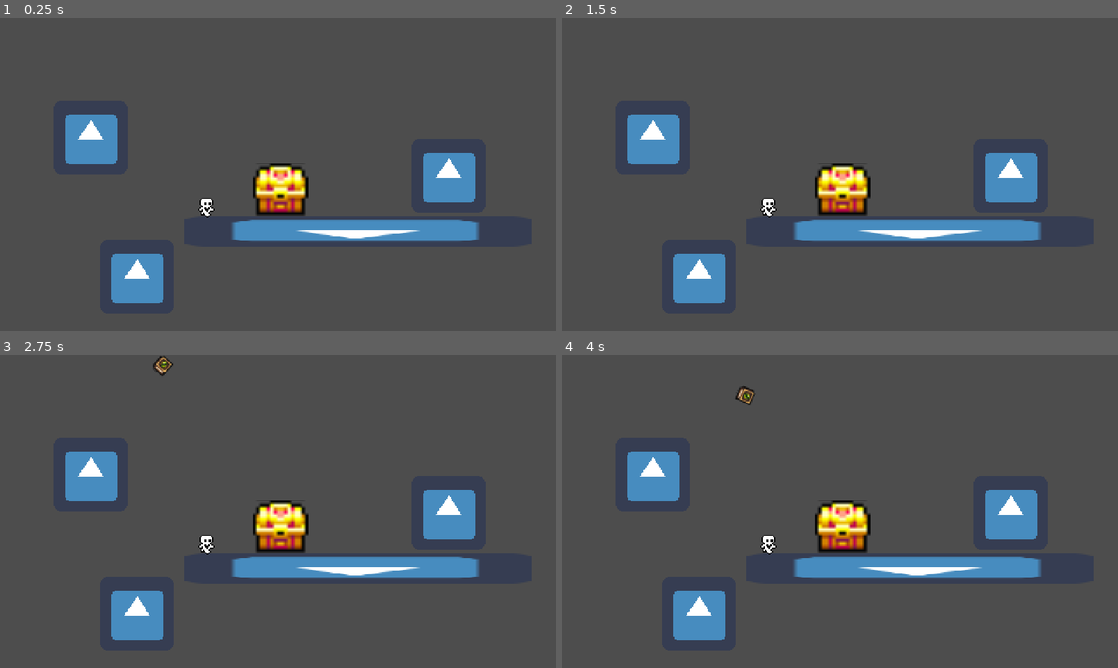
Above: before the commit, frames 1-4 (two rows, left to right).
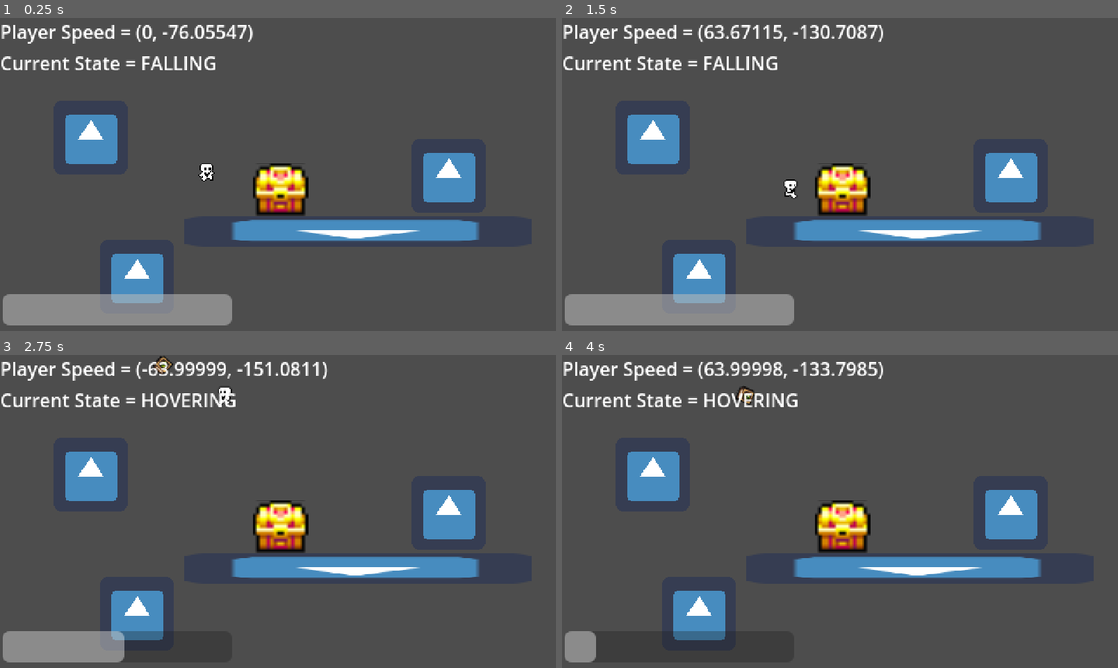
Above: after the commit, the same moments.

Repository: OldxAge/Math-Blaster-Remaster
Game: Godot game, scene res://scenes/game/game_world.tscn
Two runs of this game, one before a commit and one after it. Both use one fixed random seed, a clock stepped at 60 frames per second and the inputs below. The engine's default icon, where the game draws it, is replaced by a stand-in: a white triangle on a blue panel in a dark square.
Inputs:
- Up to frame 1 (0.25 s): no input
- Up to frame 2 (1.5 s): hold Space (jump) 0.53-1.28 s; hold Right (move_right) from 0.53 s (still down); tap Space (jump) at 1.35 s
- Up to frame 3 (2.75 s): tap Space (jump) at 1.52, 1.82 s; release Right (move_right) at 2.03 s; hold Left (move_left) from 2.03 s (still down); hold Space (jump) from 2.03 s (still down)
- Up to frame 4 (4 s): release Left (move_left) at 2.78 s; release Space (jump) at 2.78 s; hold Right (move_right) from 2.78 s (still down); tap Space (jump) at 2.85, 3.02, 3.32 s; hold Space (jump) from 3.53 s (still down)

The runs differ from the first frame. In frame 1, 6.0% of the frame differs, in the area x 0-46%, y 2-99%; in frame 2, 6.2%, in the area x 0-58%, y 2-99%; in frame 3, 4.6%; in frame 4, 3.0%.
Error before the commit: Parse Error: Member "velocity" redefined (original in native class 'CharacterBody2D') (res://scenes/game/characters/player.gd:26)

Commit message:
Added Jet Pack Meter

Diff:
--- a/project.godot
+++ b/project.godot
@@ -12,7 +12,7 @@
 
 config/name="Math Blaster Remaster"
 run/main_scene="res://scenes/game/game_world.tscn"
-config/features=PackedStringArray("4.1")
+config/features=PackedStringArray("4.3")
 config/icon="res://assets/sprites/icon.png"
 
 [autoload]
@@ -31,27 +31,27 @@
 
 move_left={
 "deadzone": 0.5,
-"events": [Object(InputEventKey,"resource_local_to_scene":fa …(174 unchanged characters)… l_keycode":0,"key_label":0,"unicode":0,"echo":false,"script":null)
+"events": [Object(InputEventKey,"resource_local_to_scene":fa …(174 unchanged characters)… l_keycode":0,"key_label":0,"unicode":0,"location":0,"echo":false,"script":null)
 ]
 }
 move_right={
 "deadzone": 0.5,
-"events": [Object(InputEventKey,"resource_local_to_scene":fa …(174 unchanged characters)… l_keycode":0,"key_label":0,"unicode":0,"echo":false,"script":null)
+"events": [Object(InputEventKey,"resource_local_to_scene":fa …(174 unchanged characters)… l_keycode":0,"key_label":0,"unicode":0,"location":0,"echo":false,"script":null)
 ]
 }
 move_up={
 "deadzone": 0.5,
-"events": [Object(InputEventKey,"resource_local_to_scene":fa …(174 unchanged characters)… l_keycode":0,"key_label":0,"unicode":0,"echo":false,"script":null)
+"events": [Object(InputEventKey,"resource_local_to_scene":fa …(174 unchanged characters)… l_keycode":0,"key_label":0,"unicode":0,"location":0,"echo":false,"script":null)
 ]
 }
 move_down={
 "deadzone": 0.5,
-"events": [Object(InputEventKey,"resource_local_to_scene":fa …(174 unchanged characters)… l_keycode":0,"key_label":0,"unicode":0,"echo":false,"script":null)
+"events": [Object(InputEventKey,"resource_local_to_scene":fa …(174 unchanged characters)… l_keycode":0,"key_label":0,"unicode":0,"location":0,"echo":false,"script":null)
 ]
 }
 jump={
 "deadzone": 0.5,
-"events": [Object(InputEventKey,"resource_local_to_scene":fa …(169 unchanged characters)… l_keycode":0,"key_label":0,"unicode":0,"echo":false,"script":null)
+"events": [Object(InputEventKey,"resource_local_to_scene":fa …(169 unchanged characters)… l_keycode":0,"key_label":0,"unicode":0,"location":0,"echo":false,"script":null)
 ]
 }
 hover={
--- a/scenes/game/characters/player.gd
+++ b/scenes/game/characters/player.gd
@@ -2,28 +2,35 @@
 extends CharacterBody2D
 
 
-#signal state_changed()
+signal updateHoverFuelUI(currentFuelLevel)
 
-const MVMT_ACCELERATION = 20
-const HOVER_ACCELERATION = 2
-const SWIM_ACCELERATION = 20
-const AIR_RESISTANCE = 2
-const WATER_RESISTANCE = 2
-const GRAVITY = 128
+const MVMT_ACCELERATION = 20.0
+const HOVER_ACCELERATION = 2.0
+const SWIM_ACCELERATION = 20.0
+const AIR_RESISTANCE = 2.0
+const WATER_RESISTANCE = 2.0
+const GRAVITY = 128.0
 # Ground State Variable Speeds
-const WALK_SPEED = 64
-const RUN_SPEED = 128
-const CRAWL_SPEED = 32
+const WALK_SPEED = 64.0
+const RUN_SPEED = 128.0
+const CRAWL_SPEED = 32.0
 # Air State Variable Speeds
-const JUMP_SPEED = -200
-const HOVER_SPEED = -160
+const JUMP_SPEED = -200.0
+const HOVER_SPEED = -160.0
+const MAX_FUEL_LEVEL = 100.0
+# This is the margin that hover fuel must be in order to begin allowing player to hover again.
+# This prevents the player from staying in hover mode continuously as the fuel recharges in air
+const HOVER_FUEL_MIN_MARGIN = 1
+const FUEL_BURN_RATE = 1.0
+const FUEL_RECHARGE_RATE_AIR = 0.05
+const FUEL_RECHARGE_RATE_GROUND = 0.5
 # Water State Variable Speeds
-const SWIM_SPEED = 48
+const SWIM_SPEED = 48.0
 # Ladder State Variable Speeds
-const CLIMB_SPEED = 64
+const CLIMB_SPEED = 64.0
 
 
-var velocity = Vector2.ZERO
+var Cvelocity = Vector2.ZERO
 # -------------------Remove after testing
 var speed
 
@@ -31,6 +38,7 @@
 @onready var _fire_point = $Firepoint
 
 var _current_state
+var _hover_fuel : float = MAX_FUEL_LEVEL
 var _can_crawl
 var _can_jump
 var _can_hover
@@ -51,3 +59,19 @@
 # -------------------Remove after testing
 func getCurrentState():
 	return _current_state
+
+func getFuelLevel():
+	return _hover_fuel
+
+func useHoverFuel():
+	if (_hover_fuel > 0.0):
+		_hover_fuel -= FUEL_BURN_RATE
+		updateHoverFuelUI.emit(_hover_fuel)
+	else:
+		_can_hover = false
+
+func rechargeHoverFuel(fuelRechargeRate := FUEL_RECHARGE_RATE_GROUND):
+	if _hover_fuel > HOVER_FUEL_MIN_MARGIN:
+		_can_hover = true
+	_hover_fuel += fuelRechargeRate
+	updateHoverFuelUI.emit(_hover_fuel)
--- a/scenes/game/characters/player.tscn
+++ b/scenes/game/characters/player.tscn
@@ -1,50 +1,50 @@
-[gd_scene load_steps=10 format=2]
+[gd_scene load_steps=10 format=3 uid="uid://bd12romaql28f"]
 
-[ext_resource path="res://scenes/game/characters/player_animation_states.tres" type="SpriteFrames" id=1]
-[ext_resource path="res://scenes/game/characters/player.gd" type="Script" id=2]
-[ext_resource path="res://scenes/game/characters/state_machine/states/Idle.gd" type="Script" id=4]
-[ext_resource path="res://scenes/game/characters/state_machine/states/Ladder.gd" type="Script" id=7]
-[ext_resource path="res://scenes/game/characters/state_machine/states/Air.gd" type="Script" id=9]
-[ext_resource path="res://scenes/game/characters/state_machine/states/Water.gd" type="Script" id=10]
-[ext_resource path="res://scenes/game/characters/state_machine/states/Ground.gd" type="Script" id=12]
-[ext_resource path="res://scenes/game/characters/state_machine/state_machine.gd" type="Script" id=13]
+[ext_resource type="SpriteFrames" uid="uid://iovmnieknali" path="res://scenes/game/characters/player_animation_states.tres" id="1"]
+[ext_resource type="Script" path="res://scenes/game/characters/player.gd" id="2"]
+[ext_resource type="Script" path="res://scenes/game/characters/state_machine/states/Idle.gd" id="4"]
+[ext_resource type="Script" path="res://scenes/game/characters/state_machine/states/Ladder.gd" id="7"]
+[ext_resource type="Script" path="res://scenes/game/characters/state_machine/states/Air.gd" id="9"]
+[ext_resource type="Script" path="res://scenes/game/characters/state_machine/states/Water.gd" id="10"]
+[ext_resource type="Script" path="res://scenes/game/characters/state_machine/states/Ground.gd" id="12"]
+[ext_resource type="Script" path="res://scenes/game/characters/state_machine/state_machine.gd" id="13"]
 
-[sub_resource type="RectangleShape2D" id=1]
-size = Vector2( 6, 8 )
+[sub_resource type="RectangleShape2D" id="1"]
+size = Vector2(6, 8)
 
 [node name="Player" type="CharacterBody2D"]
 z_index = 1
 collision_layer = 2
 collision_mask = 5
-script = ExtResource( 2 )
+script = ExtResource("2")
 
 [node name="AnimatedSprite2D" type="AnimatedSprite2D" parent="."]
-frames = ExtResource( 1 )
-animation = "swimming"
+sprite_frames = ExtResource("1")
+animation = &"swimming"
 
 [node name="CollisionShape2D" type="CollisionShape2D" parent="."]
-position = Vector2( 0, 2 )
-scale = Vector2( 1, 0.985075 )
-shape = SubResource( 1 )
+position = Vector2(0, 2)
+scale = Vector2(1, 0.985075)
+shape = SubResource("1")
 
 [node name="StateMachine" type="Node" parent="."]
-script = ExtResource( 13 )
+script = ExtResource("13")
 initial_state = NodePath("Idle")
 
 [node name="Idle" type="Node" parent="StateMachine"]
-script = ExtResource( 4 )
+script = ExtResource("4")
 
 [node name="Ground" type="Node" parent="StateMachine"]
-script = ExtResource( 12 )
+script = ExtResource("12")
 
 [node name="Air" type="Node" parent="StateMachine"]
-script = ExtResource( 9 )
+script = ExtResource("9")
 
 [node name="Water" type="Node" parent="StateMachine"]
-script = ExtResource( 10 )
+script = ExtResource("10")
 
 [node name="Ladder" type="Node" parent="StateMachine"]
-script = ExtResource( 7 )
+script = ExtResource("7")
 
 [node name="Firepoint" type="Marker2D" parent="."]
-position = Vector2( 0, -27 )
+position = Vector2(0, -27)
--- a/scenes/game/characters/player_animation_states.tres
+++ b/scenes/game/characters/player_animation_states.tres
@@ -1,118 +1,172 @@
-[gd_resource type="SpriteFrames" load_steps=20 format=2]
+[gd_resource type="SpriteFrames" load_steps=20 format=3 uid="uid://iovmnieknali"]
 
-[ext_resource path="res://assets/sprites/Player.png" type="Texture2D" id=1]
+[ext_resource type="Texture2D" uid="uid://0v0kovjhkobj" path="res://assets/sprites/Player.png" id="1"]
 
-[sub_resource type="AtlasTexture" id=1]
-atlas = ExtResource( 1 )
-region = Rect2( 0, 0, 24, 20 )
+[sub_resource type="AtlasTexture" id="11"]
+atlas = ExtResource("1")
+region = Rect2(144, 0, 24, 20)
 
-[sub_resource type="AtlasTexture" id=2]
-atlas = ExtResource( 1 )
-region = Rect2( 120, 0, 24, 20 )
+[sub_resource type="AtlasTexture" id="13"]
+atlas = ExtResource("1")
+region = Rect2(120, 0, 24, 20)
 
-[sub_resource type="AtlasTexture" id=3]
-atlas = ExtResource( 1 )
-region = Rect2( 144, 0, 24, 20 )
+[sub_resource type="AtlasTexture" id="14"]
+atlas = ExtResource("1")
+region = Rect2(144, 0, 24, 20)
 
-[sub_resource type="AtlasTexture" id=8]
-atlas = ExtResource( 1 )
-region = Rect2( 48, 0, 24, 20 )
+[sub_resource type="AtlasTexture" id="17"]
+atlas = ExtResource("1")
+region = Rect2(24, 0, 24, 20)
 
-[sub_resource type="AtlasTexture" id=9]
-atlas = ExtResource( 1 )
-region = Rect2( 120, 0, 24, 20 )
+[sub_resource type="AtlasTexture" id="18"]
+atlas = ExtResource("1")
+region = Rect2(144, 0, 24, 20)
 
-[sub_resource type="AtlasTexture" id=10]
-atlas = ExtResource( 1 )
-region = Rect2( 144, 0, 24, 20 )
+[sub_resource type="AtlasTexture" id="2"]
+atlas = ExtResource("1")
+region = Rect2(120, 0, 24, 20)
 
-[sub_resource type="AtlasTexture" id=4]
-atlas = ExtResource( 1 )
-region = Rect2( 24, 0, 24, 20 )
+[sub_resource type="AtlasTexture" id="3"]
+atlas = ExtResource("1")
+region = Rect2(144, 0, 24, 20)
 
-[sub_resource type="AtlasTexture" id=5]
-atlas = ExtResource( 1 )
-region = Rect2( 48, 0, 24, 20 )
+[sub_resource type="AtlasTexture" id="12"]
+atlas = ExtResource("1")
+region = Rect2(96, 0, 24, 20)
 
-[sub_resource type="AtlasTexture" id=6]
-atlas = ExtResource( 1 )
-region = Rect2( 96, 0, 24, 20 )
+[sub_resource type="AtlasTexture" id="1"]
+atlas = ExtResource("1")
+region = Rect2(0, 0, 24, 20)
 
-[sub_resource type="AtlasTexture" id=7]
-atlas = ExtResource( 1 )
-region = Rect2( 120, 0, 24, 20 )
+[sub_resource type="AtlasTexture" id="15"]
+atlas = ExtResource("1")
+region = Rect2(48, 0, 24, 20)
 
-[sub_resource type="AtlasTexture" id=12]
-atlas = ExtResource( 1 )
-region = Rect2( 96, 0, 24, 20 )
+[sub_resource type="AtlasTexture" id="16"]
+atlas = ExtResource("1")
+region = Rect2(120, 0, 24, 20)
 
-[sub_resource type="AtlasTexture" id=11]
-atlas = ExtResource( 1 )
-region = Rect2( 144, 0, 24, 20 )
+[sub_resource type="AtlasTexture" id="8"]
+atlas = ExtResource("1")
+region = Rect2(48, 0, 24, 20)
 
-[sub_resource type="AtlasTexture" id=13]
-atlas = ExtResource( 1 )
-region = Rect2( 120, 0, 24, 20 )
+[sub_resource type="AtlasTexture" id="9"]
+atlas = ExtResource("1")
+region = Rect2(120, 0, 24, 20)
 
-[sub_resource type="AtlasTexture" id=14]
-atlas = ExtResource( 1 )
-region = Rect2( 144, 0, 24, 20 )
+[sub_resource type="AtlasTexture" id="10"]
+atlas = ExtResource("1")
+region = Rect2(144, 0, 24, 20)
 
-[sub_resource type="AtlasTexture" id=17]
-atlas = ExtResource( 1 )
-region = Rect2( 24, 0, 24, 20 )
+[sub_resource type="AtlasTexture" id="4"]
+atlas = ExtResource("1")
+region = Rect2(24, 0, 24, 20)
 
-[sub_resource type="AtlasTexture" id=18]
-atlas = ExtResource( 1 )
-region = Rect2( 144, 0, 24, 20 )
+[sub_resource type="AtlasTexture" id="5"]
+atlas = ExtResource("1")
+region = Rect2(48, 0, 24, 20)
 
-[sub_resource type="AtlasTexture" id=15]
-atlas = ExtResource( 1 )
-region = Rect2( 48, 0, 24, 20 )
+[sub_resource type="AtlasTexture" id="6"]
+atlas = ExtResource("1")
+region = Rect2(96, 0, 24, 20)
 
-[sub_resource type="AtlasTexture" id=16]
-atlas = ExtResource( 1 )
-region = Rect2( 120, 0, 24, 20 )
+[sub_resource type="AtlasTexture" id="7"]
+atlas = ExtResource("1")
+region = Rect2(120, 0, 24, 20)
 
 [resource]
-animations = [ {
-"frames": [ SubResource( 1 ) ],
+animations = [{
+"frames": [{
+"duration": 1.0,
+"texture": SubResource("11")
+}, {
+"duration": 1.0,
+"texture": SubResource("13")
+}, {
+"duration": 1.0,
+"texture": SubResource("14")
+}],
 "loop": true,
-"name": "idling",
+"name": &"climbing",
 "speed": 5.0
 }, {
-"frames": [ SubResource( 2 ), SubResource( 3 ) ],
+"frames": [{
+"duration": 1.0,
+"texture": SubResource("17")
+}, {
+"duration": 1.0,
+"texture": SubResource("18")
+}],
 "loop": true,
-"name": "falling",
+"name": &"crawling",
 "speed": 5.0
 }, {
-"frames": [ SubResource( 8 ), SubResource( 9 ), SubResource( 10 ) ],
+"frames": [{
+"duration": 1.0,
+"texture": SubResource("2")
+}, {
+"duration": 1.0,
+"texture": SubResource("3")
+}],
 "loop": true,
-"name": "swimming",
+"name": &"falling",
 "speed": 5.0
 }, {
-"frames": [ SubResource( 4 ), SubResource( 5 ), SubResource( 6 ), SubResource( 7 ) ],
+"frames": [{
+"duration": 1.0,
+"texture": SubResource("12")
+}],
 "loop": true,
-"name": "walking",
+"name": &"hovering",
 "speed": 5.0
 }, {
-"frames": [ SubResource( 12 ) ],
+"frames": [{
+"duration": 1.0,
+"texture": SubResource("1")
+}],
 "loop": true,
-"name": "hovering",
+"name": &"idling",
 "speed": 5.0
 }, {
-"frames": [ SubResource( 11 ), SubResource( 13 ), SubResource( 14 ) ],
+"frames": [{
+"duration": 1.0,
+"texture": SubResource("15")
+}, {
+"duration": 1.0,
+"texture": SubResource("16")
+}],
 "loop": true,
-"name": "climbing",
+"name": &"running",
 "speed": 5.0
 }, {
-"frames": [ SubResource( 17 ), SubResource( 18 ) ],
+"frames": [{
+"duration": 1.0,
+"texture": SubResource("8")
+}, {
+"duration": 1.0,
+"texture": SubResource("9")
+}, {
+"duration": 1.0,
+"texture": SubResource("10")
+}],
 "loop": true,
-"name": "crawling",
+"name": &"swimming",
 "speed": 5.0
 }, {
-"frames": [ SubResource( 15 ), SubResource( 16 ) ],
+"frames": [{
+"duration": 1.0,
+"texture": SubResource("4")
+}, {
+"duration": 1.0,
+"texture": SubResource("5")
+}, {
+"duration": 1.0,
+"texture": SubResource("6")
+}, {
+"duration": 1.0,
+"texture": SubResource("7")
+}],
 "loop": true,
-"name": "running",
+"name": &"walking",
 "speed": 5.0
-} ]
+}]
--- a/scenes/game/characters/state_machine/states/Air.gd
+++ b/scenes/game/characters/state_machine/states/Air.gd
@@ -21,11 +21,14 @@
 	if(x_input != 0):
 		player._animation_player.flip_h = x_input < 0
 
-	if(hovering):
+	if(hovering and player._can_hover):
 		player.velocity.x = lerp(player.velocity.x, x_input * player.WALK_SPEED, player.MVMT_ACCELERATION * delta)
 		player.velocity.y = lerp(player.velocity.y, player.HOVER_SPEED, player.HOVER_ACCELERATION * player.AIR_RESISTANCE * delta)
+		player.useHoverFuel()
 	else:
 		player.velocity.y = lerp(player.velocity.y, player.GRAVITY, player.AIR_RESISTANCE * delta)
+		if(player._hover_fuel < player.MAX_FUEL_LEVEL):
+			player.rechargeHoverFuel(player.FUEL_RECHARGE_RATE_AIR)
 	player.set_velocity(player.velocity)
 	player.set_up_direction(Vector2.UP)
 	player.move_and_slide()
@@ -39,7 +42,7 @@
 		else:
 			state_machine.transition_to("Ground")
 
-	if Input.is_action_just_pressed("jump") and !pressed:
+	if Input.is_action_just_pressed("jump") and !pressed and player._can_hover:
 		hovering = true
 		player._animation_player.play("hovering")
 		player._current_state = "HOVERING"
--- a/scenes/game/characters/state_machine/states/Ground.gd
+++ b/scenes/game/characters/state_machine/states/Ground.gd
@@ -13,7 +13,8 @@
 		player._can_jump = false
 		state_machine.transition_to("Air")
 		return
-
+	if(player._hover_fuel < player.MAX_FUEL_LEVEL):
+		player.rechargeHoverFuel()
 	var x_input = Input.get_action_strength("move_right") - Input.get_action_strength("move_left")
 	if(x_input != 0):
 		player._animation_player.flip_h = x_input < 0
--- a/scenes/game/characters/state_machine/states/Idle.gd
+++ b/scenes/game/characters/state_machine/states/Idle.gd
@@ -17,6 +17,9 @@
 		state_machine.transition_to("Air")
 		return
 
+	if(player._hover_fuel < player.MAX_FUEL_LEVEL):
+		player.rechargeHoverFuel()
+
 	if Input.is_action_pressed("move_left") or Input.is_action_pressed("move_right"):
 		state_machine.transition_to("Ground")
 	elif Input.is_action_just_pressed("jump") and player._can_jump:
--- a/scenes/game/characters/state_machine/states/Ladder.gd
+++ b/scenes/game/characters/state_machine/states/Ladder.gd
@@ -13,6 +13,9 @@
 
 	var x_input = Input.get_action_strength("move_right") - Input.get_action_strength("move_left")
 	var y_input = Input.get_action_strength("move_up") - Input.get_action_strength("move_down")
+
+	if(player._hover_fuel < player.MAX_FUEL_LEVEL):
+		player.rechargeHoverFuel()
 
 	player.velocity.x = lerp(player.velocity.x, x_input * player.CLIMB_SPEED, player.MVMT_ACCELERATION * delta)
 	player.velocity.y = lerp(player.velocity.y, y_input * player.CLIMB_SPEED, player.MVMT_ACCELERATION * delta)
--- a/scenes/game/characters/state_machine/states/Water.gd
+++ b/scenes/game/characters/state_machine/states/Water.gd
@@ -10,6 +10,9 @@
 
 func physics_update(delta: float) -> void:
 	var x_input = Input.get_action_strength("move_right") - Input.get_action_strength("move_left")
+
+	if(player._hover_fuel < player.MAX_FUEL_LEVEL):
+		player.rechargeHoverFuel()
 
 	player.velocity.x = lerp(player.velocity.x, x_input * player.SWIM_SPEED, player.SWIM_ACCELERATION * delta)
 	if swimming:
--- a/scenes/game/game_world.gd
+++ b/scenes/game/game_world.gd
@@ -2,11 +2,11 @@
 
 
 @onready var info = $InfoLayer
-
+@onready var fuelUI = $Fuel
 
 # Called when the node enters the scene tree for the first time.
 func _ready() -> void:
-	pass # Replace with function body.
+	fuelUI.value = $Player.getFuelLevel()
 
 func _process(_delta: float) -> void:
 	info.setVelocity($Player.getSpeed())
@@ -15,3 +15,7 @@
 
 func _on_PlayerShip_ready(extra_arg_0: Vector2) -> void:
 	$HazardSpawner.playerShip = $PlayerShip.position
+
+
+func _on_player_update_hover_fuel_ui(currentFuelLevel):
+	fuelUI.value = currentFuelLevel
--- a/scenes/game/game_world.tscn
+++ b/scenes/game/game_world.tscn
@@ -1,53 +1,61 @@
-[gd_scene load_steps=7 format=2]
+[gd_scene load_steps=7 format=3 uid="uid://bcebri26y8jww"]
 
-[ext_resource path="res://scenes/game/characters/player.tscn" type="PackedScene" id=1]
-[ext_resource path="res://scenes/game/game_world.gd" type="Script" id=2]
-[ext_resource path="res://scenes/_debug/debug_info.tscn" type="PackedScene" id=3]
-[ext_resource path="res://scenes/game/levels/platform.tscn" type="PackedScene" id=4]
-[ext_resource path="res://scenes/game/levels/HazardSpawner.tscn" type="PackedScene" id=7]
-[ext_resource path="res://scenes/game/levels/Ship.tscn" type="PackedScene" id=8]
+[ext_resource type="PackedScene" uid="uid://bd12romaql28f" path="res://scenes/game/characters/player.tscn" id="1"]
+[ext_resource type="Script" path="res://scenes/game/game_world.gd" id="2"]
+[ext_resource type="PackedScene" path="res://scenes/_debug/debug_info.tscn" id="3"]
+[ext_resource type="PackedScene" uid="uid://xdfkrygdd5al" path="res://scenes/game/levels/platform.tscn" id="4"]
+[ext_resource type="PackedScene" path="res://scenes/game/levels/HazardSpawner.tscn" id="7"]
+[ext_resource type="PackedScene" path="res://scenes/game/levels/Ship.tscn" id="8"]
 
 [node name="Game" type="Node2D"]
-script = ExtResource( 2 )
+script = ExtResource("2")
 
 [node name="Levels" type="Node2D" parent="."]
 
 [node name="WorldCamera" type="Camera2D" parent="."]
-current = true
 
-[node name="InfoLayer" parent="." instance=ExtResource( 3 )]
+[node name="InfoLayer" parent="." instance=ExtResource("3")]
 
 [node name="PauseLayer" type="CanvasLayer" parent="."]
 
 [node name="Platforms" type="Node2D" parent="."]
 z_index = -2
 
-[node name="platform" parent="Platforms" instance=ExtResource( 4 )]
-position = Vector2( 147, 1 )
+[node name="platform" parent="Platforms" instance=ExtResource("4")]
+position = Vector2(147, 1)
 collision_mask = 6
 
-[node name="platform2" parent="Platforms" instance=ExtResource( 4 )]
-position = Vector2( 69, 49 )
+[node name="platform2" parent="Platforms" instance=ExtResource("4")]
+position = Vector2(69, 49)
 rotation = -3.14159
-scale = Vector2( 4.69287, 0.418613 )
+scale = Vector2(4.69287, 0.418613)
 collision_mask = 6
 
-[node name="platform3" parent="Platforms" instance=ExtResource( 4 )]
-position = Vector2( -122, 88 )
+[node name="platform3" parent="Platforms" instance=ExtResource("4")]
+position = Vector2(-122, 88)
 collision_mask = 6
 
-[node name="platform4" parent="Platforms" instance=ExtResource( 4 )]
-position = Vector2( -162, -32 )
+[node name="platform4" parent="Platforms" instance=ExtResource("4")]
+position = Vector2(-162, -32)
 collision_mask = 6
 
-[node name="Player" parent="." instance=ExtResource( 1 )]
-position = Vector2( -62, 27 )
+[node name="Player" parent="." instance=ExtResource("1")]
+position = Vector2(-62, 27)
 
-[node name="HazardSpawner" parent="." instance=ExtResource( 7 )]
-position = Vector2( 0, -141 )
+[node name="HazardSpawner" parent="." instance=ExtResource("7")]
+position = Vector2(0, -141)
 
-[node name="Ship" parent="." instance=ExtResource( 8 )]
-position = Vector2( 2, 14 )
+[node name="Ship" parent="." instance=ExtResource("8")]
 z_index = -3
+position = Vector2(2, 14)
 collision_layer = 32
 collision_mask = 26
+
+[node name="Fuel" type="ProgressBar" parent="."]
+offset_left = -238.0
+offset_top = 103.0
+offset_right = -40.0
+offset_bottom = 130.0
+show_percentage = false
+
+[connection signal="updateHoverFuelUI" from="Player" to="." method="_on_player_update_hover_fuel_ui"]
--- a/scenes/game/levels/platform.tscn
+++ b/scenes/game/levels/platform.tscn
@@ -1,16 +1,17 @@
-[gd_scene load_steps=3 format=2]
+[gd_scene load_steps=3 format=3 uid="uid://xdfkrygdd5al"]
 
-[ext_resource path="res://assets/sprites/icon.png" type="Texture2D" id=1]
+[ext_resource type="Texture2D" uid="uid://bxjx54mt5evdw" path="res://assets/sprites/icon.png" id="1"]
 
-[sub_resource type="RectangleShape2D" id=1]
-size = Vector2( 15.3061, 30 )
+[sub_resource type="RectangleShape2D" id="1"]
+size = Vector2(32.1429, 63)
 
 [node name="platform" type="StaticBody2D"]
 collision_mask = 2
 
 [node name="Sprite2D" type="Sprite2D" parent="."]
-texture = ExtResource( 1 )
+texture = ExtResource("1")
 
 [node name="CollisionShape2D" type="CollisionShape2D" parent="."]
-scale = Vector2( 1.96, 1 )
-shape = SubResource( 1 )
+position = Vector2(0.5, 0.5)
+scale = Vector2(1.96, 1)
+shape = SubResource("1")
